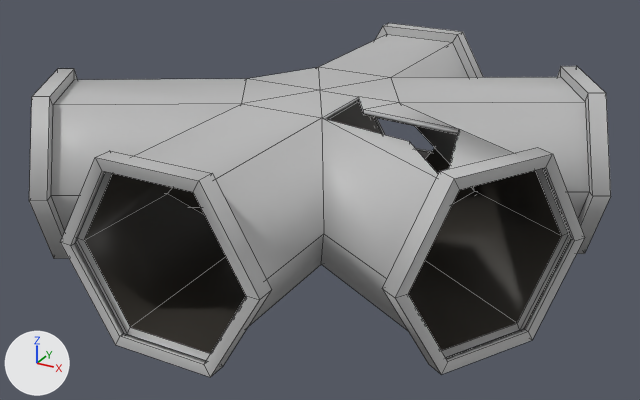
The FBX model Assets/MiniGames/Repair/Models/Pipe_5_Way_Damaged.fbx as it was, and as the next commit left it.
One viewpoint serves both versions: a 50 mm lens placed at (1.525, -2.77, 1.549), pointed at (0.03, -0.052, 0.19). The axes (+X, +Y, +Z) are drawn at lower left. The lights are the same throughout. Mesh edges are drawn as thin lines. Where no turn or scale is listed for an object, it has been applied to the vertices.

Script lines for the objects in view, before the commit:
```python
me_mesh = bpy.data.meshes.new('Mesh')
me_mesh.from_pydata(...)  # 290 vertices, 320 faces; spans x -1.05..1.05, y -1.0..1.0, z 0.01..0.64
# faces by material slot: [271, 49]
me_mesh.materials.append(mat_lambert1)  # grey #bcbcbc
me_mesh.materials.append(mat_pipe_interior)  # black #3a3631
ob_pipe_5_way_damaged = bpy.data.objects.new('Pipe_5_Way_Damaged', me_mesh)
ob_pipe_5_way_damaged.location = (0.0, 0.0, 0.0)
```
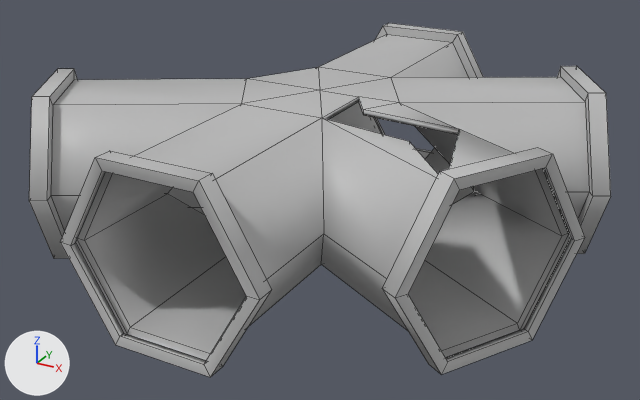
Edits to the scene script, one JSON object a line:
```json
{"block": "me_mesh", "where": "me_mesh.from_pydata(...)  # 290 vertices, 320 faces; spans x -1.05..1.05, y -1.0..1.0, z 0.01..0.64"}
{"block": "me_mesh", "where": "# used by ob_pipe_5_way_damaged; location = (0.0, 0.0, 0.0)"}
{"block": "me_mesh", "change": "me_mesh part 1: all 49 faces that had it switch from mat_pipe_interior (black #3a3631) to mat_lambert1 (grey #bcbcbc)"}
```

Boxes [x1, y1, x2, y2] around the edits, measured in the pictures (640 x 400 px):
```json
{"part": 1, "of": "me_mesh", "change": "recoloured", "before": [84, 102, 561, 354], "after": [84, 102, 561, 354], "on screen": "black to grey"}
```
